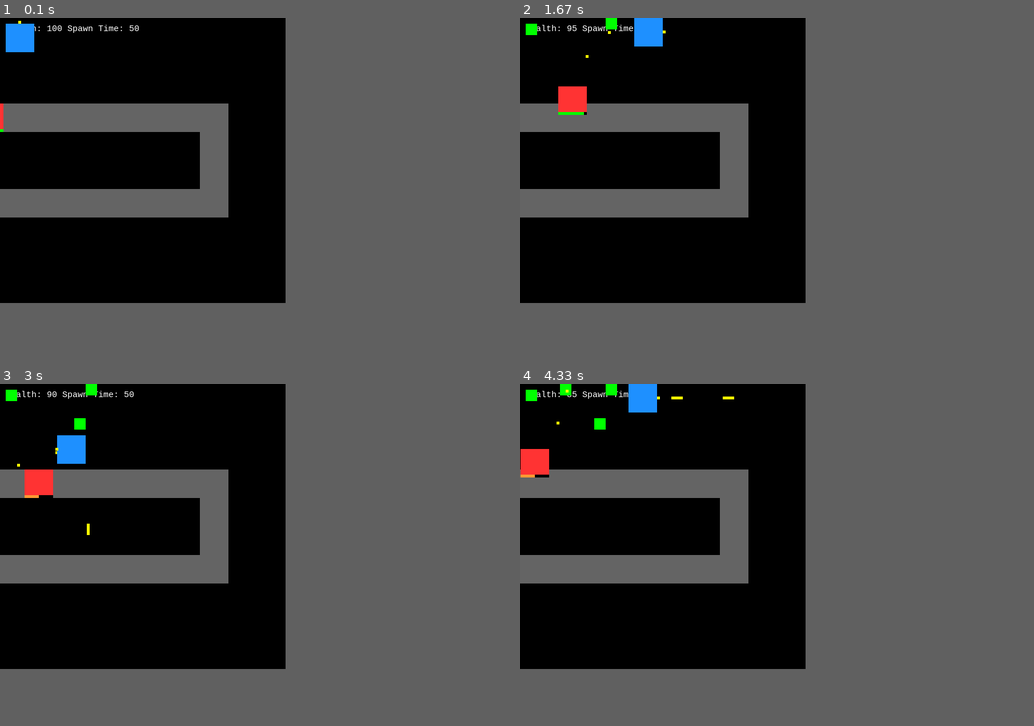
Above: before the commit, frames 1-4 (two rows, left to right).
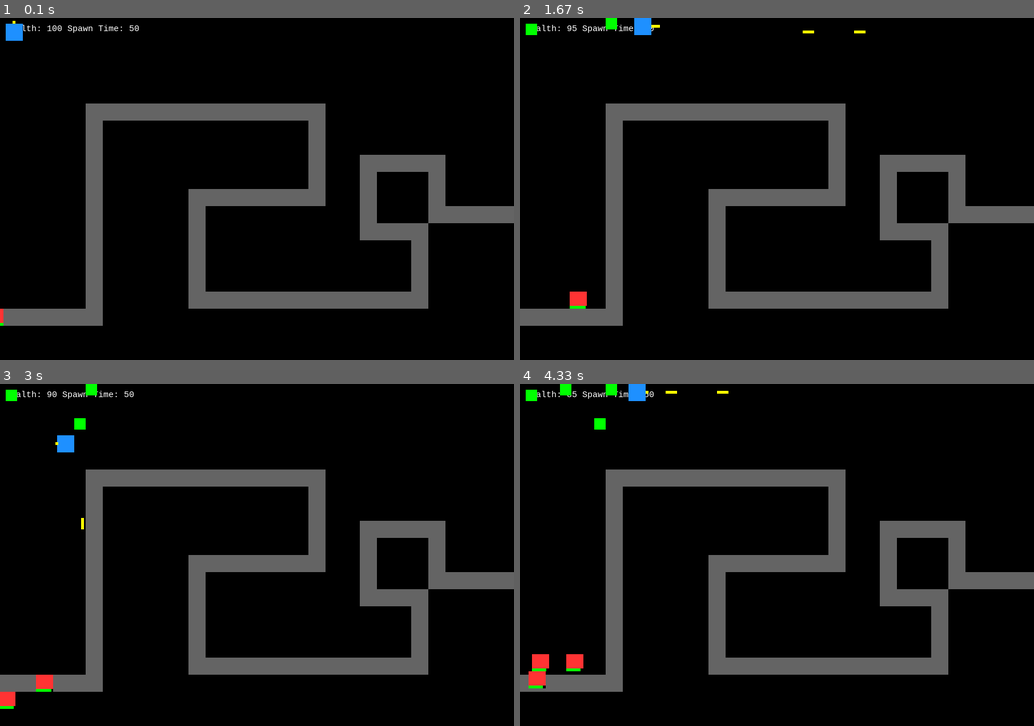
Above: after the commit, the same moments.

Repository: JasZhe/Tower-Defense
Game: pygame game, started from game.py
Two runs of this game, one before a commit and one after it. Both use one fixed random seed, a clock stepped at 60 frames per second and the inputs below.
Inputs:
- Up to frame 1 (0.1 s): no input
- Up to frame 2 (1.67 s): tap T at 0.33, 1.32 s; hold Right 0.67-1.13 s; hold D 0.67-1.13 s; tap Space at 0.73, 1.03, 1.23, 1.57 s; tap J at 0.82 s; hold Up 1.17-1.47 s; hold W 1.17-1.47 s; hold Right from 1.5 s (still down); hold D from 1.5 s (still down)
- Up to frame 3 (3 s): tap Space at 1.87, 2.07, 2.37, 2.63, 2.97 s; release Right at 1.97 s; release D at 1.97 s; hold Left 2-2.53 s; hold A 2-2.53 s; tap J at 2.15 s; hold Down 2.57-2.87 s; hold S 2.57-2.87 s; tap T at 2.72 s; hold Left from 2.9 s (still down); hold A from 2.9 s (still down)
- Up to frame 4 (4.33 s): tap Space at 3.27, 3.4, 3.8, 4.1 s; release Left at 3.3 s; release A at 3.3 s; hold Up 3.33-3.7 s; hold W 3.33-3.7 s; tap J at 3.48 s; hold Right from 3.73 s (still down); hold D from 3.73 s (still down); tap T at 3.88 s
The window is 500x500 before the commit and 900x600 after it. Grey fills any space a smaller window leaves; there, only what the larger window draws over its background counts as a difference.

The runs differ from the first frame. In frame 1, 18% of the frame differs, in the area x 0-100%, y 0-90%; in frame 2, 19%; in frame 3, 18%; in frame 4, 19%.

Commit message:
Test commit to Jason's repo directly

Diff:
--- a/game.py
+++ b/game.py
@@ -60,7 +60,7 @@
 pygame.mixer.init()
 
 # Map settings
-game_map = Map('map5.txt')
+game_map = Map('map.txt')
 
 # Grid dimensions
 GRID_SIZE = game_map.grid_size
